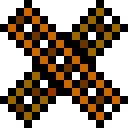
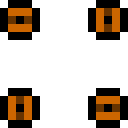
Layered file, before and after one edit (128×128). Changes by layer:
hid "close" over [0, 0, 128, 128]
added layer "open_both" above "open_vertical" over [0, 0, 128, 128]
